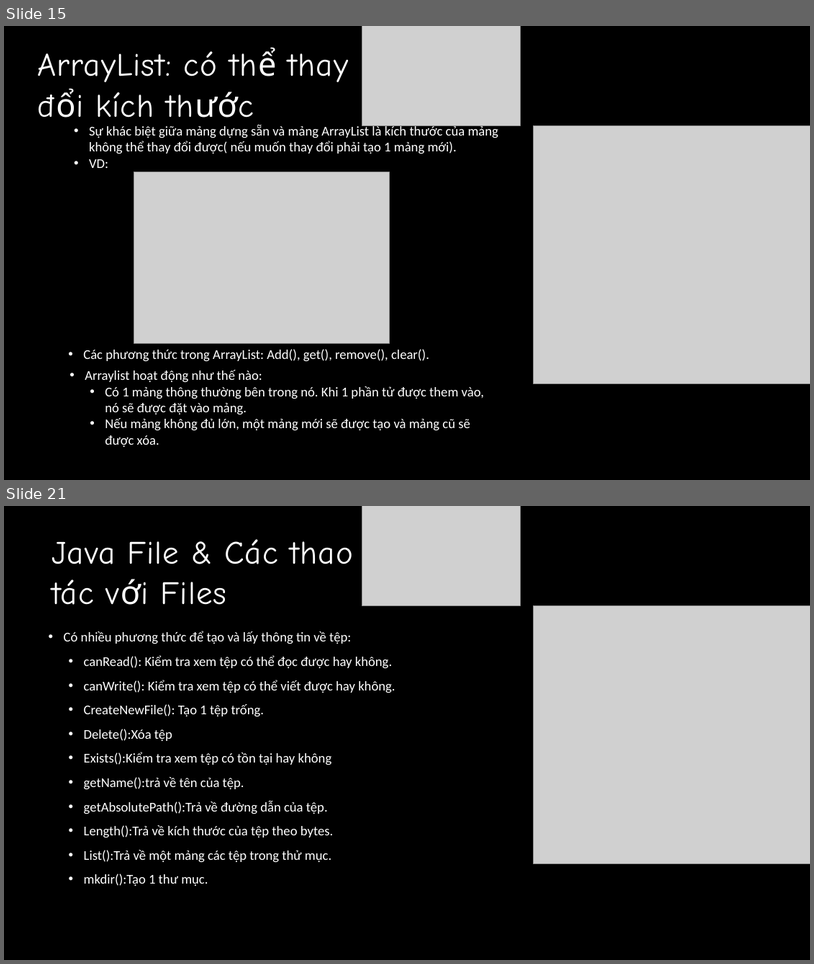
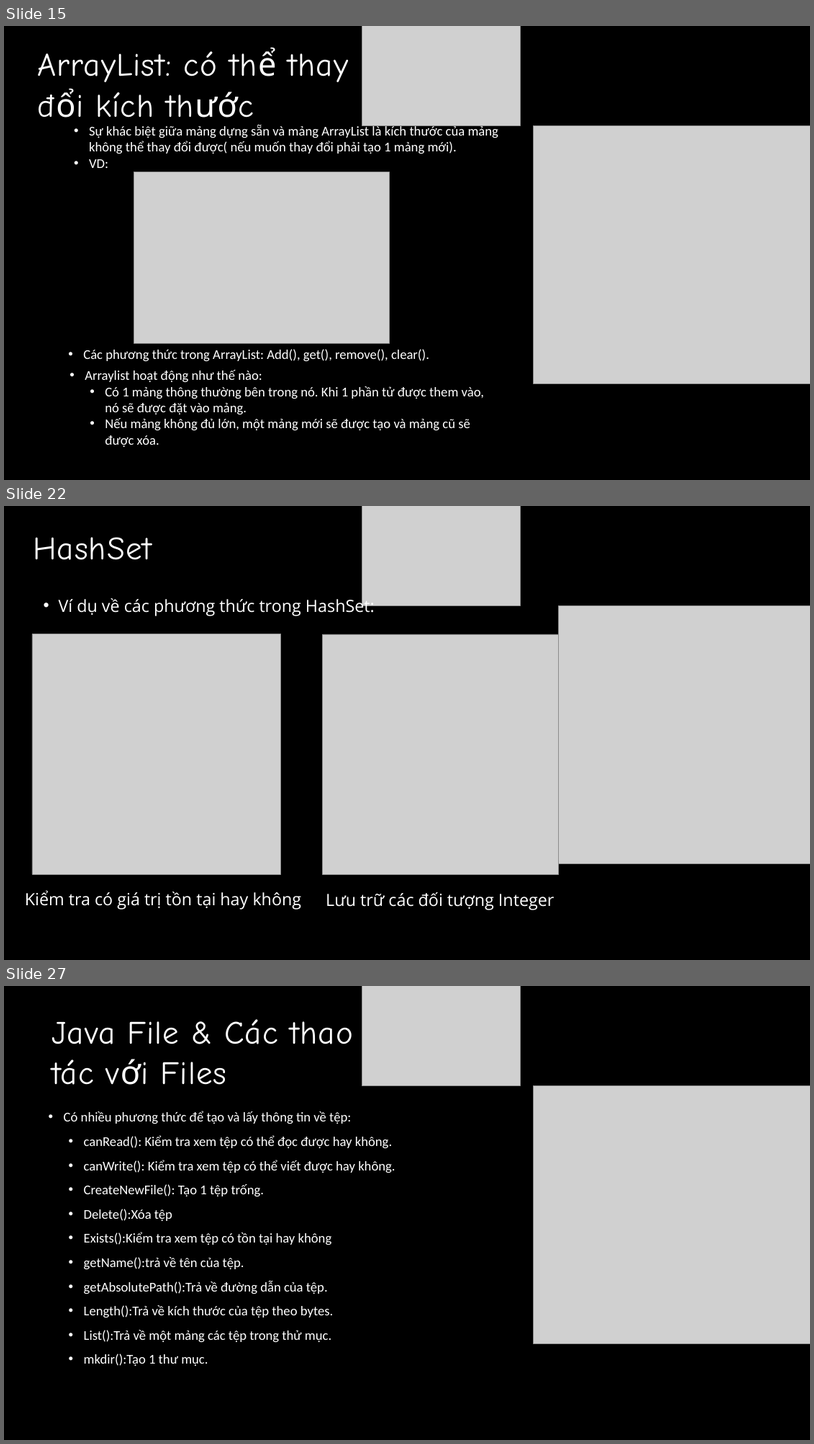
Before and after one commit to QuyetTien1308/intern-nvqtien, a slide deck: baocaotuan1.pptx. Shown one above the other, each under a label of ours: slides 15 and 21 before the commit, slides 15, 22 and 27 after it; the slides between them are not shown. The pictures are 814x964 and 814x1444 pixels, drawn with LibreOffice and Linux fonts; fonts in the diff are those of the drawing; grey boxes stand for pictures. Boxes give left, top, right and bottom in pixels: in the first picture for what was removed or moved away, otherwise in the second. Text is boxed around its words. In the diff, an @@ line names an element or a change of style, - is before the commit and + after.

```diff
--- a/baocaotuan1.pptx
+++ b/baocaotuan1.pptx
@@ slide 22 added at box(4, 506, 810, 960), background #000000 @@
@@ picture added at box(362, 506, 520, 606) @@
@@ text added at box(33, 537, 152, 560), 58 pt, text #FFFFFF @@
+HashSet
@@ text added at box(59, 596, 375, 616), 30 pt, text #FFFFFF @@
+• Ví dụ về các phương thức trong HashSet:
@@ picture added at box(558, 605, 810, 863) @@
@@ picture added at box(32, 634, 281, 874) @@
@@ picture added at box(322, 634, 558, 874) @@
@@ text added at box(25, 890, 302, 909), 30 pt, text #FFFFFF @@
+Kiểm tra có giá trị tồn tại hay không
@@ text added at box(326, 892, 554, 910), 30 pt, text #FFFFFF @@
+Lưu trữ các đối tượng Integer
@@ what was slide 21 is now slide 27 @@
```
Also in this commit, not shown: 6 slides changed, 9 other slides added.
